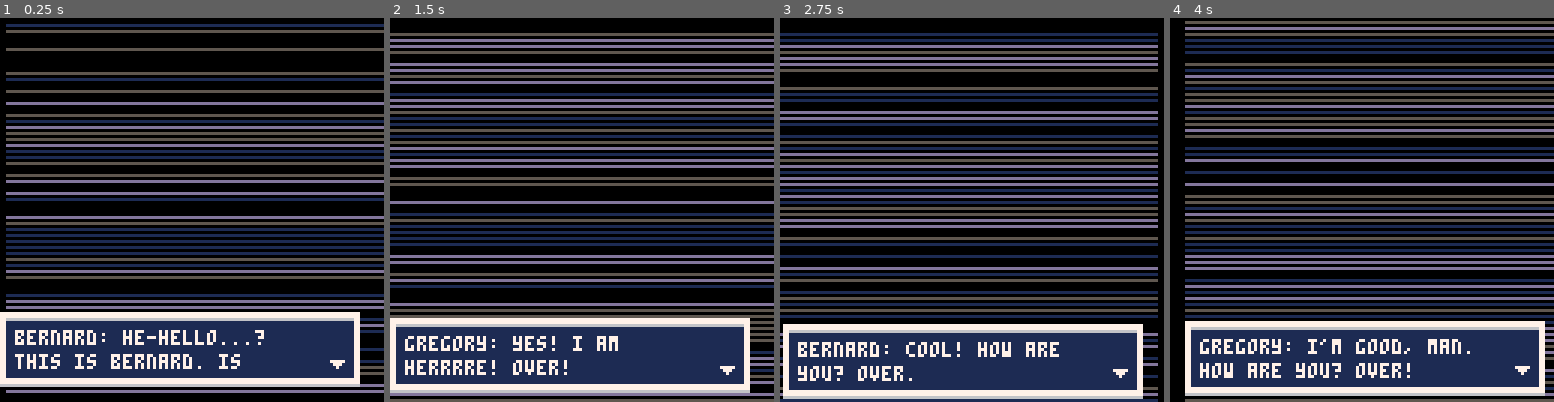
Above: before the commit, frames 1-4 (left to right).
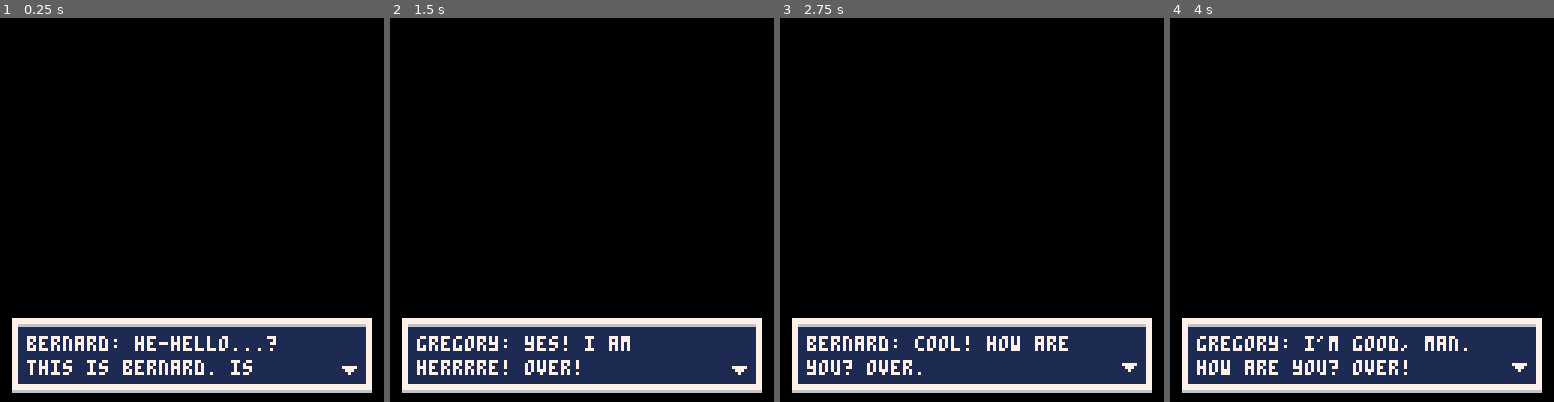
Above: after the commit, the same moments.

Repository: jessemillar/pico-8
Game: PICO-8 cartridge text-box/dev/text-box.p8
Same seed, same stepped clock (60 frames per second), same inputs: the game is played once before the commit and once after it.
Inputs:
- Up to frame 1 (0.25 s): no input
- Up to frame 2 (1.5 s): tap X (X key) at 0.33, 1.07 s
- Up to frame 3 (2.75 s): tap X (X key) at 1.85 s
- Up to frame 4 (4 s): tap X (X key) at 2.97 s

The runs differ from the first frame. In frame 1, 37% of the frame differs, in the area x 0-100%, y 1-98%; in frame 2, 34%; in frame 3, 43%, in the area x 0-99%, y 3-100%; in frame 4, 42%.

Commit message:
Simplifying the text box demo

Diff:
--- a/text-box/dev/text-box.p8
+++ b/text-box/dev/text-box.p8
@@ -77,22 +77,6 @@
 		else
 			spr(1, 112, 113)
 		end
-	end
-end
-
-function static()
-	local colors={1,5,13}
-
-	for i=0,63 do
-		line(0,i*2,127,i*2,colors[flr(rnd(#colors+1))])
-	end
-end
-
-function shake(reset)
-	camera(0,0)
-
-	if not reset then
-		camera(flr(rnd(10)-5),flr(rnd(10)-5))
 	end
 end
 
@@ -117,8 +101,6 @@
 
 function _draw()
 	cls() -- clear the screen
-	static()
-	shake()
 	tbox_draw() -- draw the message boxes (if any)
 end
 
Not shown, changed: .DS_Store
Not shown, added: text-box/.DS_Store
Not shown, added: text-box/dev/.DS_Store
Not shown, changed: text-box/text-box.js
